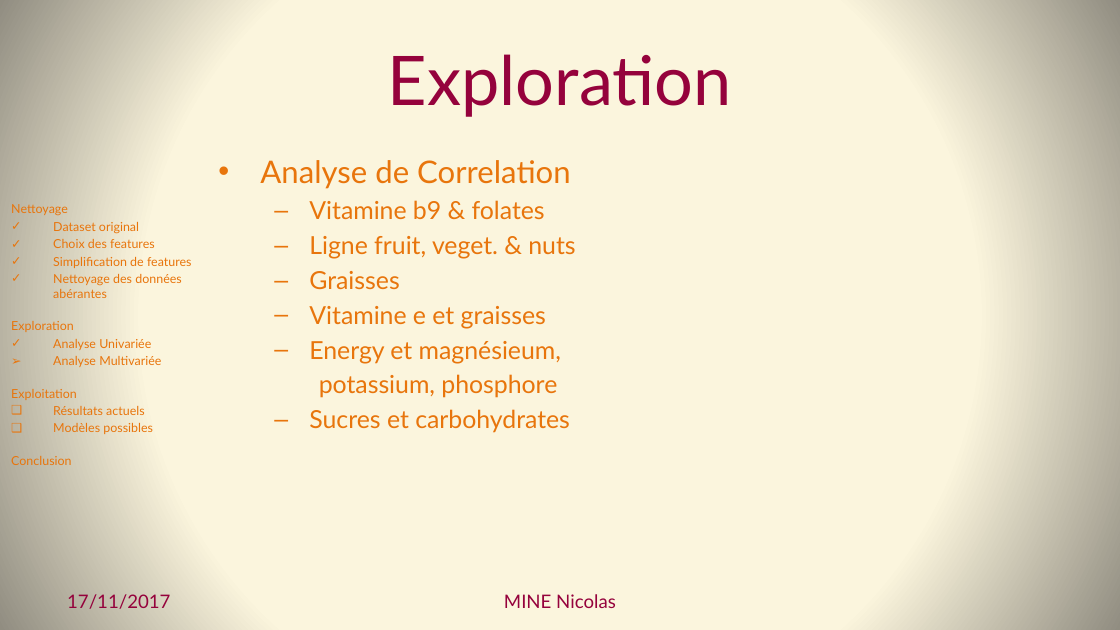
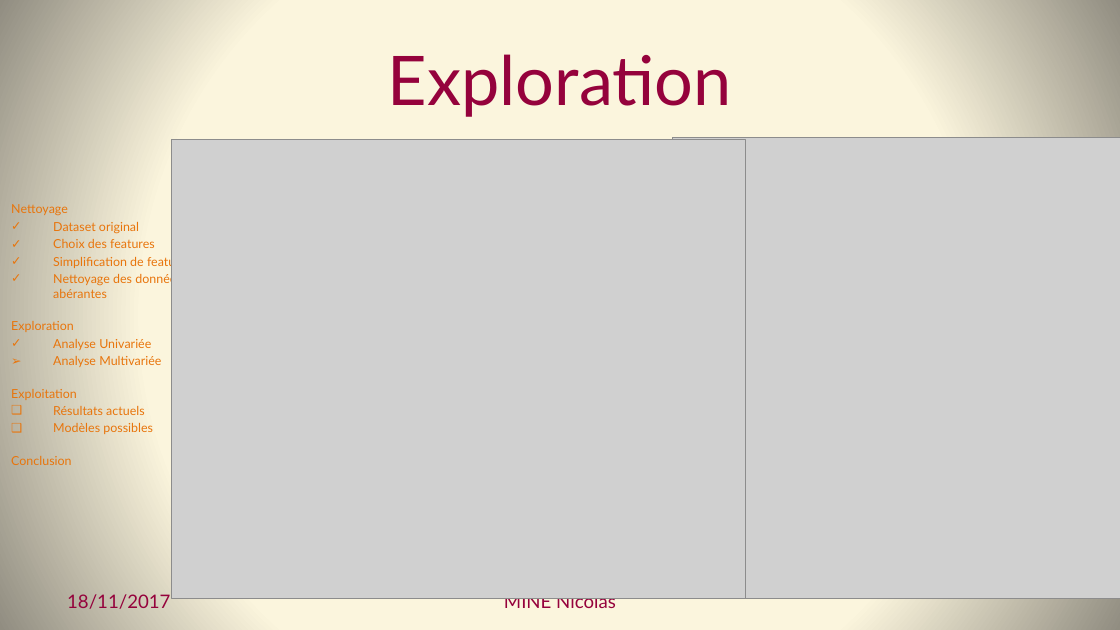
Before and after one commit to Coni63/OC_DS, a slide deck: slide 15 of Projet 2 - donnees nutritionnelles/Presentation-Projet_2.pptx (slide 10 before the commit). Drawn at 1120x630 pixels with LibreOffice and Linux fonts; fonts in the diff are those of the drawing; grey boxes stand for pictures. Boxes give left, top, right and bottom in pixels: in the first picture for what was removed or moved away, otherwise in the second. Text is boxed around its words. In the diff, an @@ line names an element or a change of style, - is before the commit and + after.

```diff
--- a/Projet 2 - donnees nutritionnelles/Presentation-Projet_2.pptx
+++ b/Projet 2 - donnees nutritionnelles/Presentation-Projet_2.pptx
@@ picture added at (x1=172, y1=140, x2=746, y2=598) @@
@@ picture added at (x1=672, y1=138, x2=1120, y2=599) @@
@@ text removed at (x1=260, y1=160, x2=575, y2=433) @@
-• Analyse de Correlation
-  – Vitamine b9 & folates
-  – Ligne fruit, veget. & nuts
-  – Graisses
-  – Vitamine e et graisses
-  – Energy et magnésieum,
-  potassium, phosphore
-  – Sucres et carbohydrates
@@ text at (x1=67, y1=594, x2=170, y2=609): text changed @@
-17/11/2017
+18/11/2017
```
Also in this commit, not shown: 12 other slides changed, 9 slides added, 21 other files.
